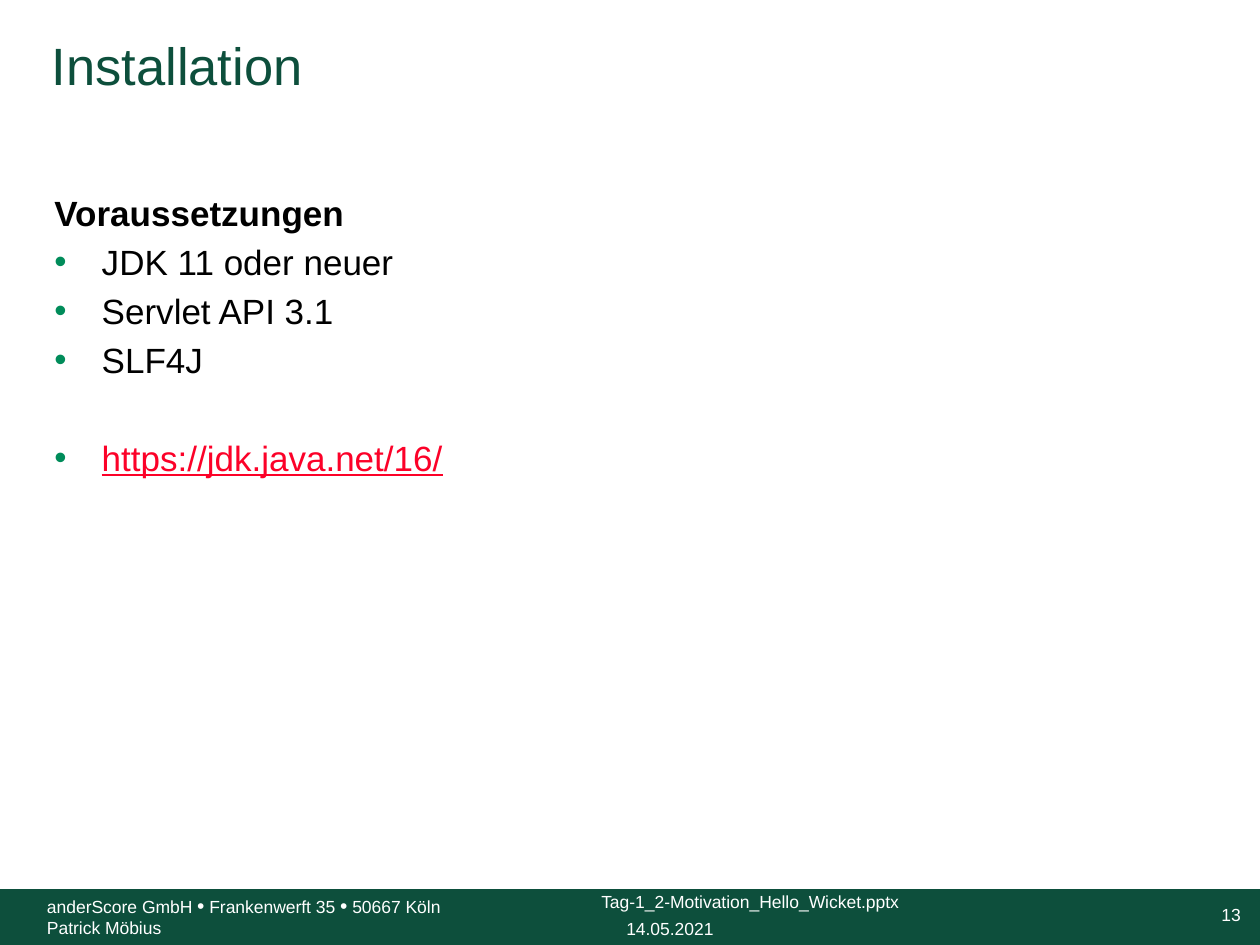
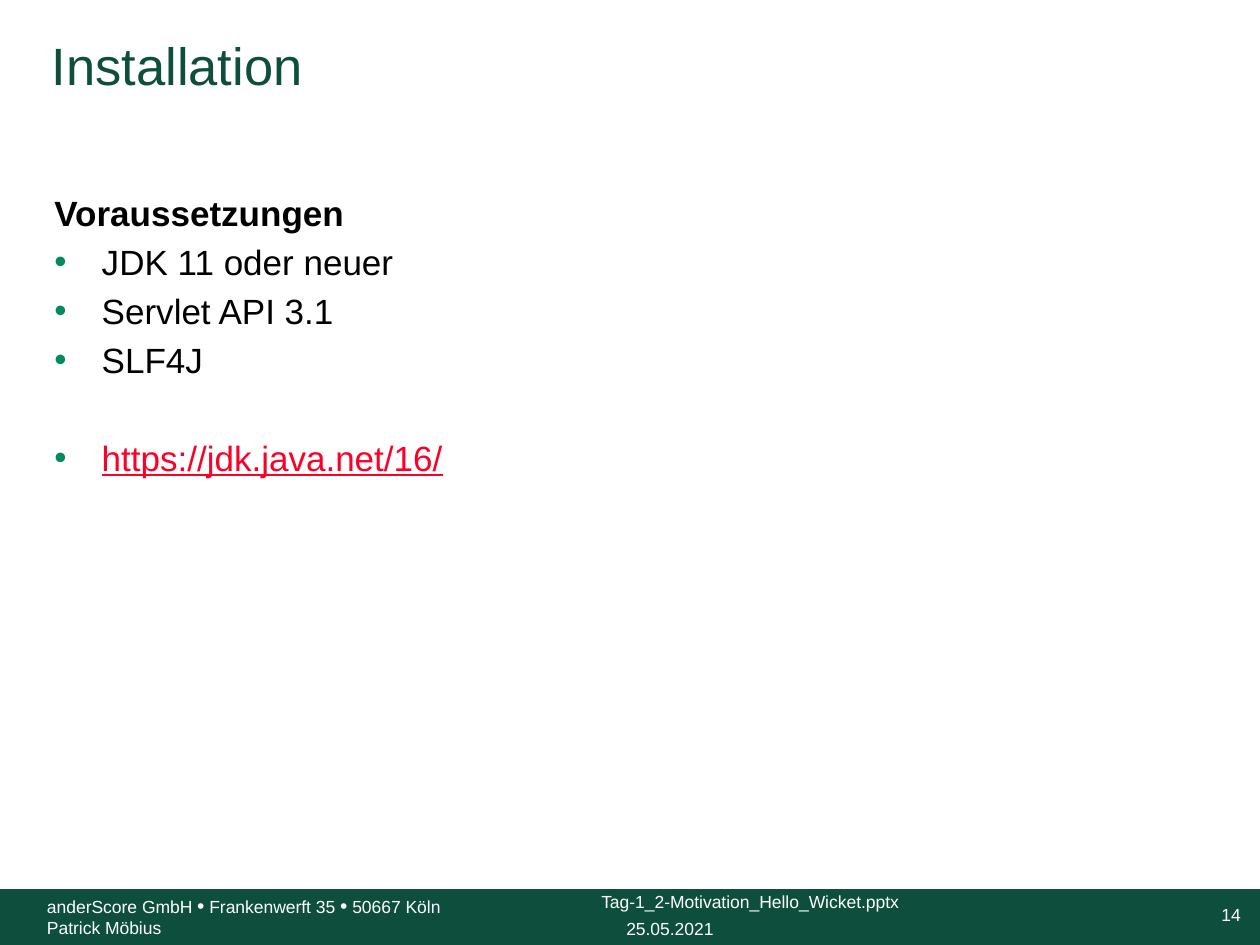
Before and after one commit to anderscore-gmbh/wicket-training, a slide deck: slide 14 of slides/Tag-1_2-Motivation_Hello_Wicket.pptx (slide 13 before the commit). Drawn at 1260x945 pixels with LibreOffice and Linux fonts; fonts in the diff are those of the drawing; background and template pictures are left out. Boxes give left, top, right and bottom in pixels: in the first picture for what was removed or moved away, otherwise in the second. Text is boxed around its words. In the diff, an @@ line names an element or a change of style, - is before the commit and + after.

```diff
--- a/slides/Tag-1_2-Motivation_Hello_Wicket.pptx
+++ b/slides/Tag-1_2-Motivation_Hello_Wicket.pptx
@@ text at (x1=626, y1=922, x2=713, y2=935): text changed @@
-14.05.2021
+25.05.2021
@@ page number at (x1=1221, y1=909, x2=1240, y2=921): text changed @@
-13
+14
```
Also in this commit, not shown: 24 other slides changed, 1 slide added, 8 other files.
